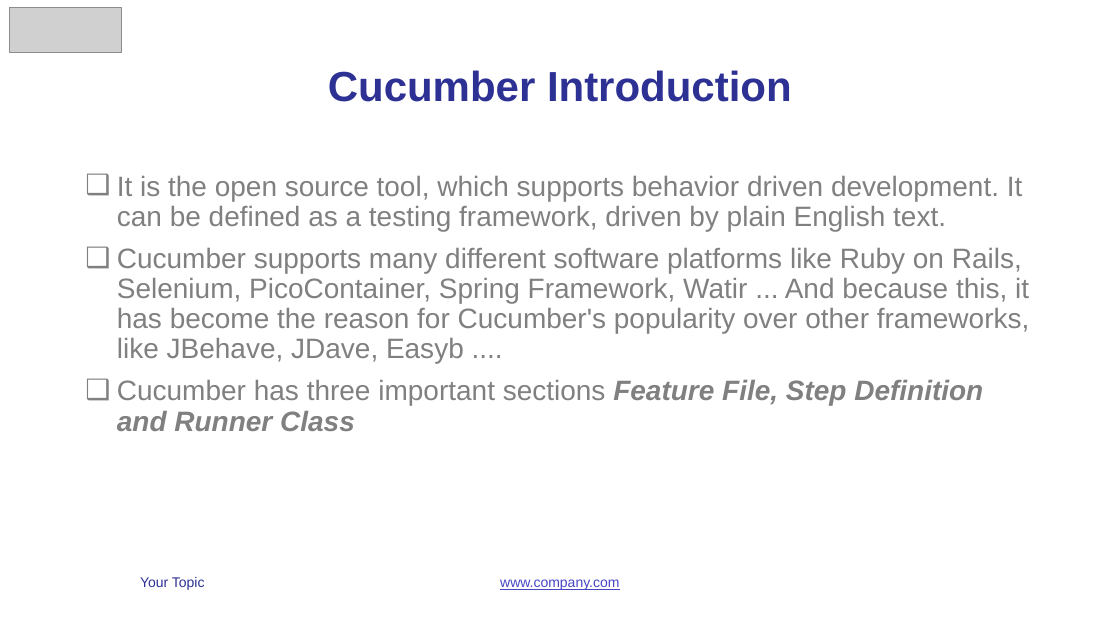
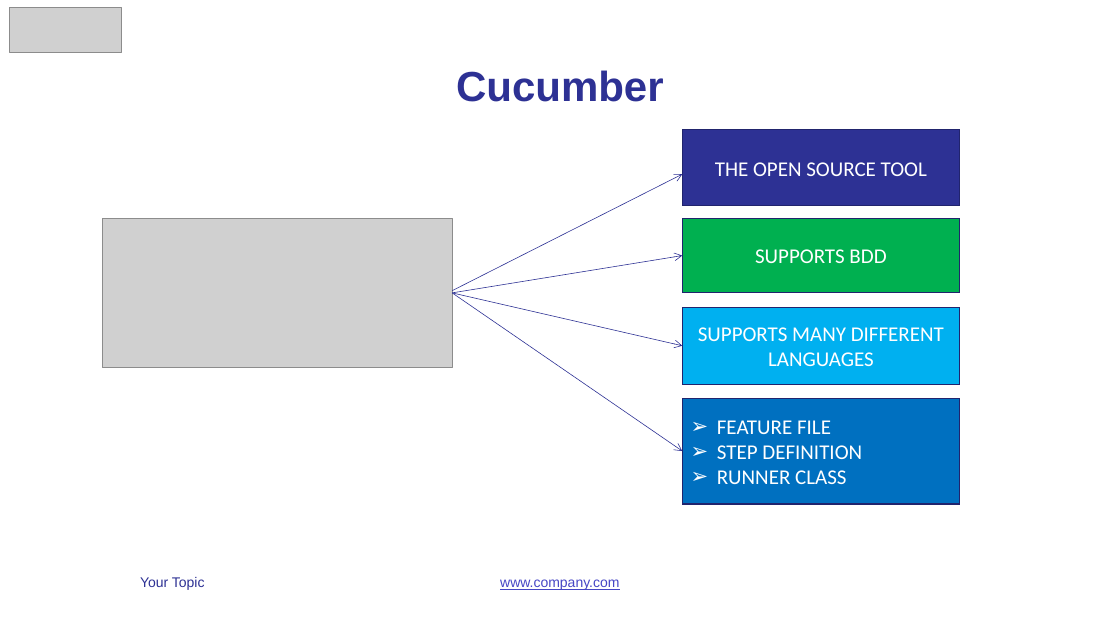
Before and after one commit to vunguyen2588/Cucumber, a slide deck: slide 5 of b4uconference_cucumber_slide.pptx (slide 4 before the commit). Drawn at 1120x630 pixels with LibreOffice and Linux fonts; fonts in the diff are those of the drawing; grey boxes stand for pictures. Boxes give left, top, right and bottom in pixels: in the first picture for what was removed or moved away, otherwise in the second. Text is boxed around its words. In the diff, an @@ line names an element or a change of style, - is before the commit and + after.

```diff
--- a/b4uconference_cucumber_slide.pptx
+++ b/b4uconference_cucumber_slide.pptx
@@ title at bbox=[456, 70, 664, 102]: text changed @@
-Cucumber Introduction
+Cucumber
@@ rectangle added at bbox=[682, 129, 960, 206], fill #2D3194, outline #21246D 1 pt, 18 pt, text #FFFFFF @@
+THE OPEN SOURCE TOOL
@@ text removed at bbox=[117, 176, 1029, 431] @@
-❑ It is the open source tool, which supports behavior driven development. It can be defined as a testing framework, driven by plain English text.
-❑ Cucumber supports many different software platforms like Ruby on Rails, Selenium, PicoContainer, Spring Framework, Watir ... And because this, it has become the reason for Cucumber's popularity over other frameworks, like JBehave, JDave, Easyb ....
-❑ Cucumber has three important sections Feature File, Step Definition and Runner Class
@@ arrow added from (452, 291) to (682, 174), #2D3194 0.5 pt @@
@@ picture added at bbox=[103, 218, 453, 368] @@
@@ rectangle added at bbox=[682, 218, 960, 293], fill #00B050, outline #21246D 1 pt, 18 pt, text #FFFFFF @@
+SUPPORTS BDD
@@ arrow added from (452, 293) to (682, 255), #2D3194 0.5 pt @@
@@ arrow added from (452, 293) to (682, 346), #2D3194 0.5 pt @@
@@ arrow added from (452, 293) to (682, 451), #2D3194 0.5 pt @@
@@ rectangle added at bbox=[682, 308, 960, 385], fill #00B0F0, outline #21246D 1 pt, 18 pt, text #FFFFFF @@
+SUPPORTS MANY DIFFERENT LANGUAGES
@@ rectangle added at bbox=[682, 398, 960, 504], fill #0070C0, outline #21246D 1 pt, 18 pt, text #FFFFFF @@
+➢ FEATURE FILE
+➢ STEP DEFINITION
+➢ RUNNER CLASS
```
Also in this commit, not shown: 8 other slides changed, 4 slides added, 4 slides removed.
